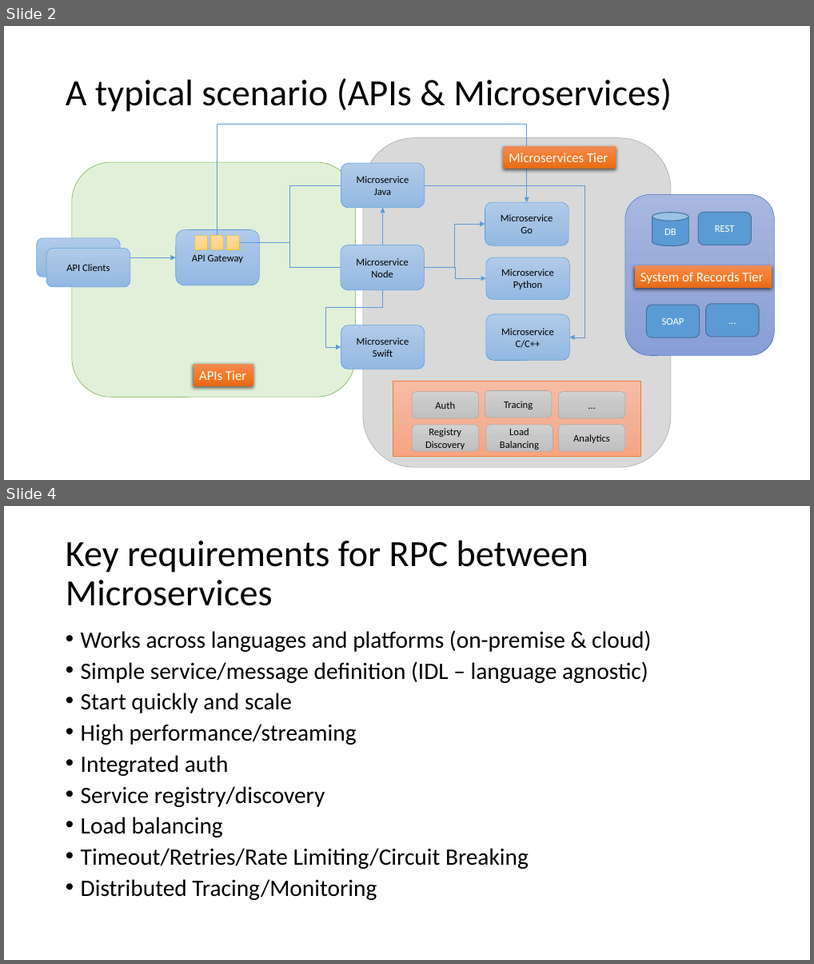
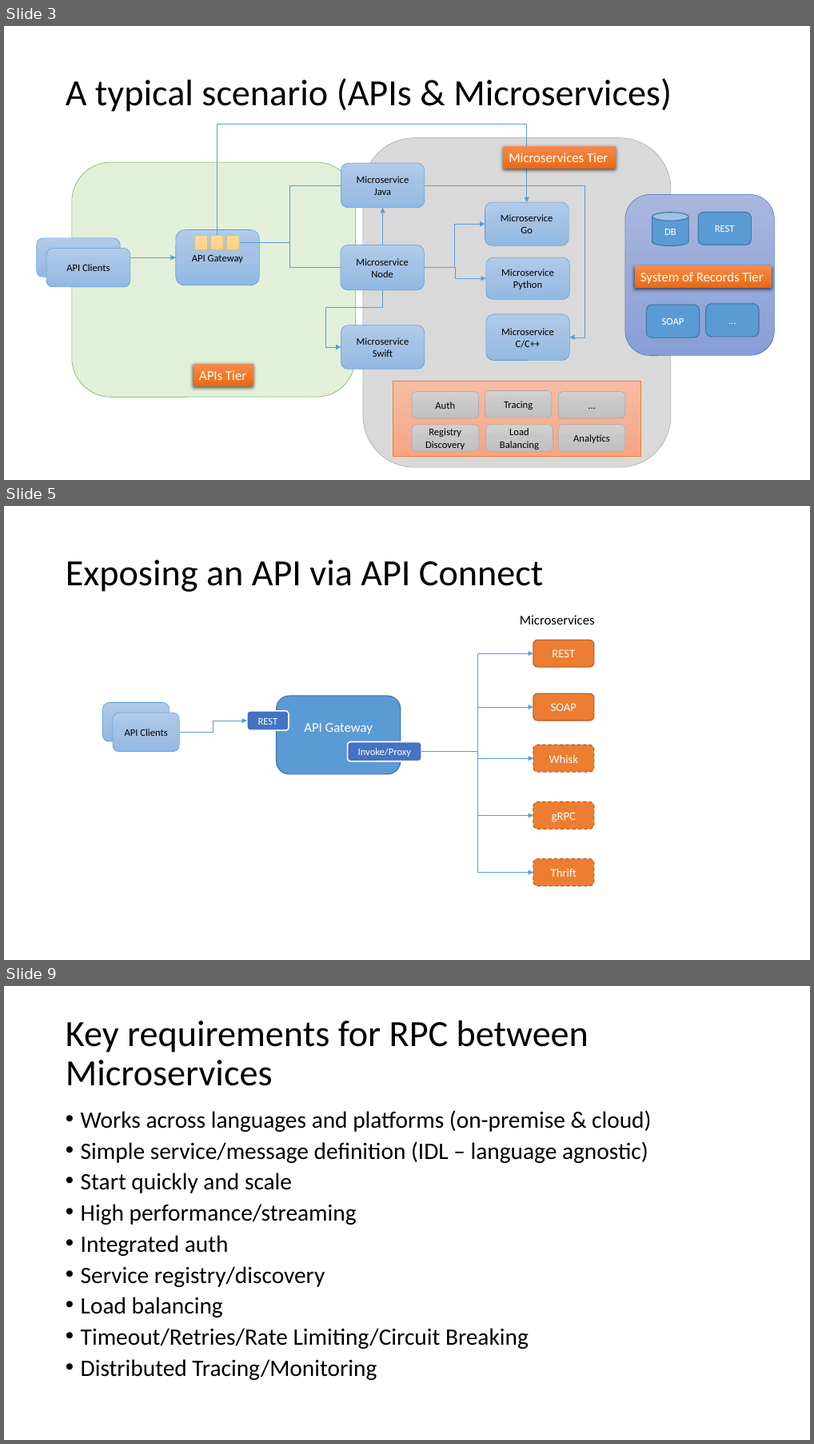
Before and after one commit to strongloop/loopback-example-polyglot, a slide deck: Polyglot Microservices.pptx. Shown one above the other, each under a label of ours: slides 2 and 4 before the commit, slides 3, 5 and 9 after it; the slides between them are not shown. The pictures are 814x964 and 814x1444 pixels, drawn with LibreOffice and Linux fonts; fonts in the diff are those of the drawing. Boxes give left, top, right and bottom in pixels: in the first picture for what was removed or moved away, otherwise in the second. Text is boxed around its words. In the diff, an @@ line names an element or a change of style, - is before the commit and + after.

```diff
--- a/Polyglot Microservices.pptx
+++ b/Polyglot Microservices.pptx
@@ slide 5 added at (4, 506, 810, 960), background #FFFFFF @@
@@ title added at (66, 560, 543, 592), 44 pt, text #000000 @@
+Exposing an API via API Connect
@@ text added at (520, 615, 595, 624), 16 pt, text #000000 @@
+Microservices
@@ rounded rectangle added at (534, 640, 594, 667), fill #ED7D31, outline #AF5C24 1 pt, 14 pt, text #FFFFFF @@
+REST
@@ elbow arrow added from (422, 752) to (534, 654), #5B9BD5 0.5 pt @@
@@ rounded rectangle added at (276, 696, 401, 775), fill #5B9BD5, outline #43739E 1 pt, 16 pt, text #FFFFFF @@
+API Gateway
@@ rounded rectangle added at (534, 693, 594, 720), fill #ED7D31, outline #AF5C24 1 pt, 14 pt, text #FFFFFF @@
+SOAP
@@ rounded rectangle added at (102, 703, 169, 741), fill gradient #B1CBE9 to #A3C1E5 to #93B9E4, outline #5B9BD5 0.5 pt, 12 pt, text #000000 @@
+API Clients
@@ rounded rectangle added at (113, 712, 179, 751), fill gradient #B1CBE9 to #A3C1E5 to #93B9E4, outline #5B9BD5 0.5 pt, 12 pt, text #000000 @@
+API Clients
@@ elbow arrow added from (179, 732) to (247, 720), #5B9BD5 0.5 pt @@
@@ rounded rectangle added at (247, 711, 289, 731), fill #4472C4, outline #FFFFFF 1.5 pt, 12 pt, text #FFFFFF @@
+REST
@@ elbow arrow added from (422, 752) to (534, 707), #5B9BD5 0.5 pt @@
@@ rounded rectangle added at (348, 742, 422, 761), fill #4472C4, outline #FFFFFF 1.5 pt, 12 pt, text #FFFFFF @@
+Invoke/Proxy
@@ rounded rectangle added at (534, 745, 594, 772), fill #ED7D31, outline #AF5C24 1 pt dashed, 14 pt, text #FFFFFF @@
+Whisk
@@ elbow arrow added from (422, 752) to (534, 758), #5B9BD5 0.5 pt @@
@@ elbow arrow added from (422, 752) to (534, 815), #5B9BD5 0.5 pt @@
@@ elbow arrow added from (422, 752) to (534, 872), #5B9BD5 0.5 pt @@
@@ rounded rectangle added at (534, 802, 594, 829), fill #ED7D31, outline #AF5C24 1 pt dashed, 14 pt, text #FFFFFF @@
+gRPC
@@ rounded rectangle added at (534, 859, 594, 886), fill #ED7D31, outline #AF5C24 1 pt dashed, 14 pt, text #FFFFFF @@
+Thrift
@@ what was slide 2 is now slide 3 @@
@@ what was slide 4 is now slide 9 @@
```
Also in this commit, not shown: 4 slides changed, 4 other slides added.
